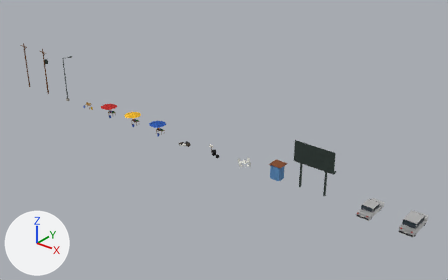
The glTF model godot/assets/models/props.glb: old version first, new version second.
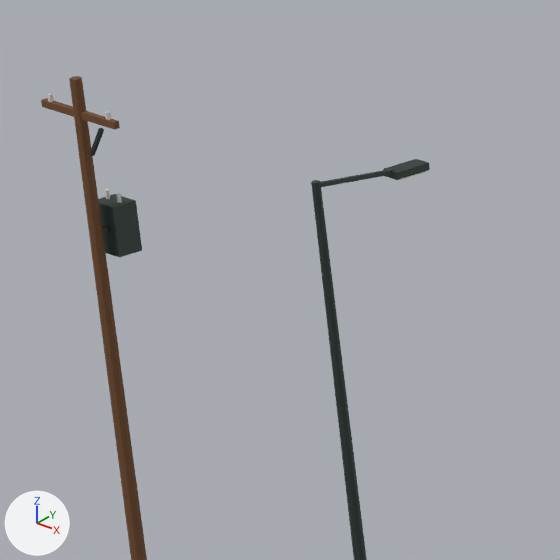
There are two pictures of each version: one whole from a camera (50 mm lens) standing at (103.8, -67.2, 44.9) and looking at (47.4, 3.3, 1.1), one close up on the part from 8% to 19% of the width and 15% to 32% of the height. Every picture has the same lights, and +X, +Y and +Z are marked at lower left. The older version's two pictures come first. Vertices at exactly the same position are counted once.

The scene before the commit, as lines of its bpy script (objects in view):
```python
me_prop_lampadaire = bpy.data.meshes.new('prop_lampadaire')
me_prop_lampadaire.from_pydata(...)  # 48 vertices, 76 faces; spans x -0.22..0.22, y -0.22..2.08, z 0.0..8.5
# faces by material slot: [52, 12, 12]
me_prop_lampadaire.materials.append(mat_mat_metal_peint)  # dark grey #404c47
me_prop_lampadaire.materials.append(mat_mat_beton)  # grey #9e9991
me_prop_lampadaire.materials.append(mat_mat_lampe)  # beige #fff2cc
me_prop_poteau_transfo = bpy.data.meshes.new('prop_poteau_transfo')
me_prop_poteau_transfo.from_pydata(...)  # 108 vertices, 176 faces; spans x -0.95..0.95, y -0.13..0.64, z 0.0..9.0
# faces by material slot: [40, 100, 36]
me_prop_poteau_transfo.materials.append(mat_mat_bois)  # brown #734c2e
me_prop_poteau_transfo.materials.append(mat_mat_blanc_plastique)  # light grey #e0e0d9
me_prop_poteau_transfo.materials.append(mat_mat_metal_peint)  # dark grey #404c47
ob_prop_lampadaire = bpy.data.objects.new('prop_lampadaire', me_prop_lampadaire)
ob_prop_lampadaire.location = (12.0, 0.0, 0.0)
ob_prop_poteau_transfo = bpy.data.objects.new('prop_poteau_transfo', me_prop_poteau_transfo)
ob_prop_poteau_transfo.location = (6.0, 0.0, 0.0)
```
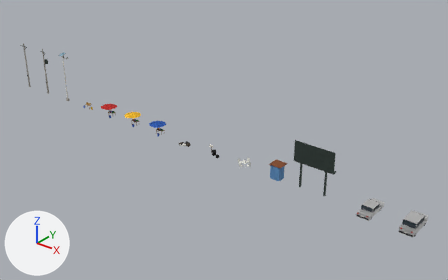
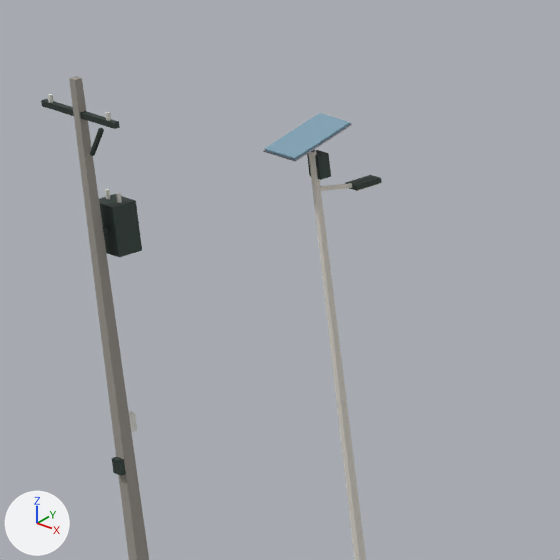
The change, as a diff of the scene's bpy script:
```diff
--- a/godot/assets/models/props.glb.py
+++ b/godot/assets/models/props.glb.py
@@ me_prop_lampadaire @@
-me_prop_lampadaire.from_pydata(...)  # 48 vertices, 76 faces; spans x -0.22..0.22, y -0.22..2.08, z 0.0..8.5
+me_prop_lampadaire.from_pydata(...)  # 80 vertices, 124 faces; spans x -0.4..0.4, y -0.63..1.15, z 0.0..9.42
+# me_prop_lampadaire part 1: a new loose piece, an 8-sided cut cone along z (radius 0.1 at the low end, 0.06 at the high end) spanning x -0.1..0.1, y -0.1..0.1, z 0.0..9.0, in mat_mat_peinture_blanc (white #e5e0d6)
+# me_prop_lampadaire part 2: the loose piece of 8 vertices spanning x -0.04..0.04, y -0.05..1.75, z 8.22..8.48 is scaled about its middle by (0.857, 0.44, 0.752), then moved by (0.0, -0.4, -0.05), in mat_mat_peinture_blanc (white #e5e0d6)
+# me_prop_lampadaire part 3: a new loose piece, a box spanning x -0.14..0.14, y 0.0..0.2, z 8.56..8.94, in mat_mat_metal_peint (dark grey #404c47)
+# me_prop_lampadaire part 4: a new loose piece, a box spanning x -0.13..0.13, y 0.65..1.15, z 8.21..8.29, in mat_mat_metal_peint (dark grey #404c47)
+# me_prop_lampadaire part 5: the loose piece of 16 vertices spanning x -0.11..0.11, y -0.11..0.11, z 0.0..8.5 is deleted
+# me_prop_lampadaire part 6: the loose piece of 8 vertices spanning x -0.16..0.16, y 1.42..2.08, z 8.19..8.31 is deleted
+# me_prop_lampadaire part 7: 16 vertices added at x -0.4..0.4, y -0.63..0.53, z 9.07..9.42
+# other edits to the shape of me_prop_lampadaire do not show in these pictures
 me_prop_lampadaire.materials.append(mat_mat_metal_peint)
@@ me_prop_lampadaire @@
 me_prop_lampadaire.materials.append(mat_mat_lampe)
+me_prop_lampadaire.materials.append(mat_mat_peinture_blanc)  # white #e5e0d6
+me_prop_lampadaire.materials.append(mat_mat_vitre)  # blue #8cb3c7
+me_prop_lampadaire.materials.append(mat_mat_chrome)  # light grey #bfbfc7
@@ me_prop_poteau_transfo @@
-me_prop_poteau_transfo.from_pydata(...)  # 108 vertices, 176 faces; spans x -0.95..0.95, y -0.13..0.64, z 0.0..9.0
-me_prop_poteau_transfo.materials.append(mat_mat_bois)  # brown #734c2e
+me_prop_poteau_transfo.from_pydata(...)  # 116 vertices, 184 faces; spans x -0.95..0.95, y -0.2..0.64, z 0.0..9.0
+# me_prop_poteau_transfo part 8: a new loose piece, a box spanning x -0.95..0.95, y -0.05..0.05, z 8.35..8.45, in mat_mat_metal_peint (dark grey #404c47)
+# me_prop_poteau_transfo part 9: a new loose piece, a box spanning x -0.1..0.1, y -0.2..-0.1, z 2.27..2.53, in mat_mat_metal_peint (dark grey #404c47)
+# me_prop_poteau_transfo part 10: the loose piece of 12 vertices spanning x -0.79..-0.71, y -0.03..0.03, z 8.46..8.58 is moved by (0.0, 0.0, -0.01)
+# me_prop_poteau_transfo part 11: the loose piece of 12 vertices spanning x 0.71..0.79, y -0.03..0.03, z 8.46..8.58 is moved by (0.0, 0.0, -0.01)
+# me_prop_poteau_transfo part 12: a new loose piece, a box spanning x -0.11..0.11, y 0.1..0.22, z 2.95..3.25, in mat_mat_blanc_plastique (light grey #e0e0d9)
+# me_prop_poteau_transfo part 13: the loose piece of 8 vertices spanning x -0.95..0.95, y -0.05..0.05, z 8.34..8.46 is deleted
+# me_prop_poteau_transfo part 14: 12 vertices removed from x -0.13..0.13, y -0.13..0.13, z 0.0..9.0; 4 vertices added at x -0.12..0.12, y -0.12..0.12, z 0.0
+# other edits to the shape of me_prop_poteau_transfo do not show in these pictures
 me_prop_poteau_transfo.materials.append(mat_mat_blanc_plastique)
 me_prop_poteau_transfo.materials.append(mat_mat_metal_peint)
+me_prop_poteau_transfo.materials.append(mat_mat_beton)  # grey #9e9991
```

Changed parts and their boxes [x1, y1, x2, y2] in the close-ups (560 x 560 px; the box of a moved part takes in the faces that stretch with it):
'prop_poteau_transfo', reshaped
    before: [41, 76, 147, 560]
    after: [41, 76, 149, 560]
'prop_lampadaire', reshaped
    before: [311, 159, 430, 560]
    after: [263, 113, 382, 560]
part 1 of me_prop_lampadaire, added
    after: [308, 150, 366, 560]
part 2 of me_prop_lampadaire, moved or reshaped (mostly hidden afterwards)
    before: [320, 168, 397, 187]
    after: [320, 183, 352, 191]
part 3 of me_prop_lampadaire, added
    after: [307, 150, 331, 180]
part 4 of me_prop_lampadaire, added
    after: [345, 175, 382, 191]
part 5 of me_prop_lampadaire, deleted
    before: [311, 180, 367, 560]
part 6 of me_prop_lampadaire, deleted
    before: [383, 159, 430, 180]
part 7 of me_prop_lampadaire, added
    after: [263, 113, 353, 162]
part 8 of me_prop_poteau_transfo, added
    after: [41, 99, 120, 129]
part 9 of me_prop_poteau_transfo, added
    after: [112, 457, 126, 476]
part 10 of me_prop_poteau_transfo, moved or reshaped
    before: [48, 94, 54, 102]
    after: [48, 94, 54, 103]
part 11 of me_prop_poteau_transfo, moved or reshaped
    before: [105, 111, 111, 120]
    after: [105, 112, 111, 121]
part 12 of me_prop_poteau_transfo, added
    after: [129, 411, 137, 432]
part 13 of me_prop_poteau_transfo, deleted (brown)
    before: [41, 98, 120, 130]
part 14 of me_prop_poteau_transfo, reshaped
    before: [69, 76, 147, 560]
    after: [69, 78, 149, 560]
